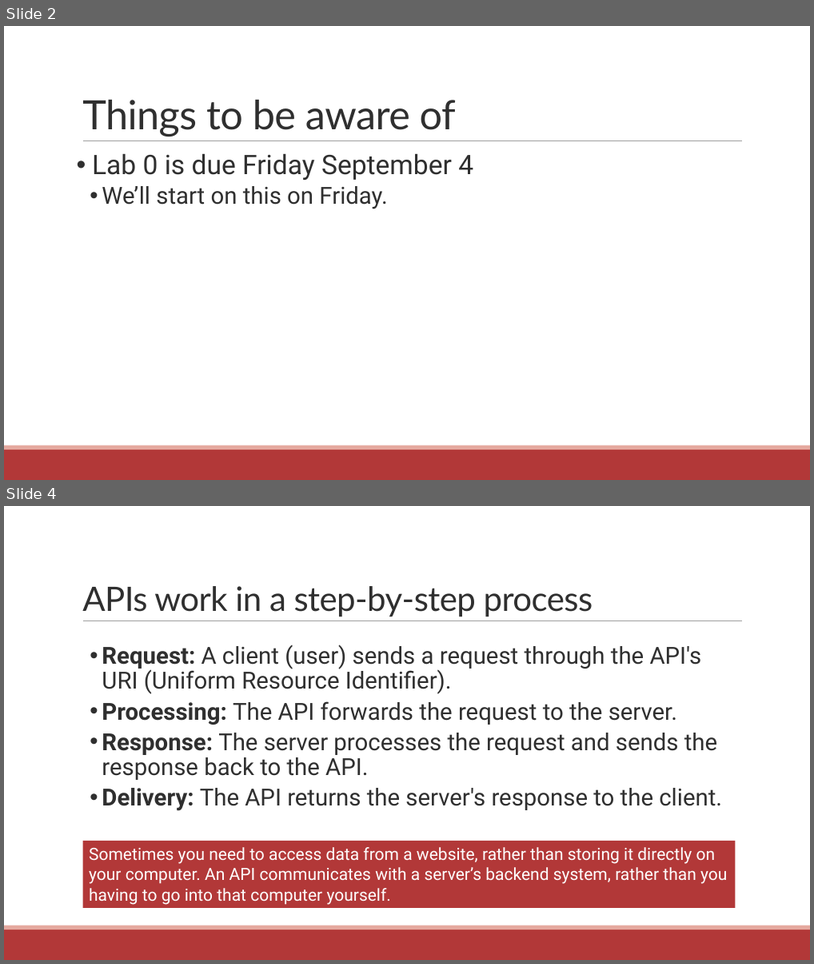
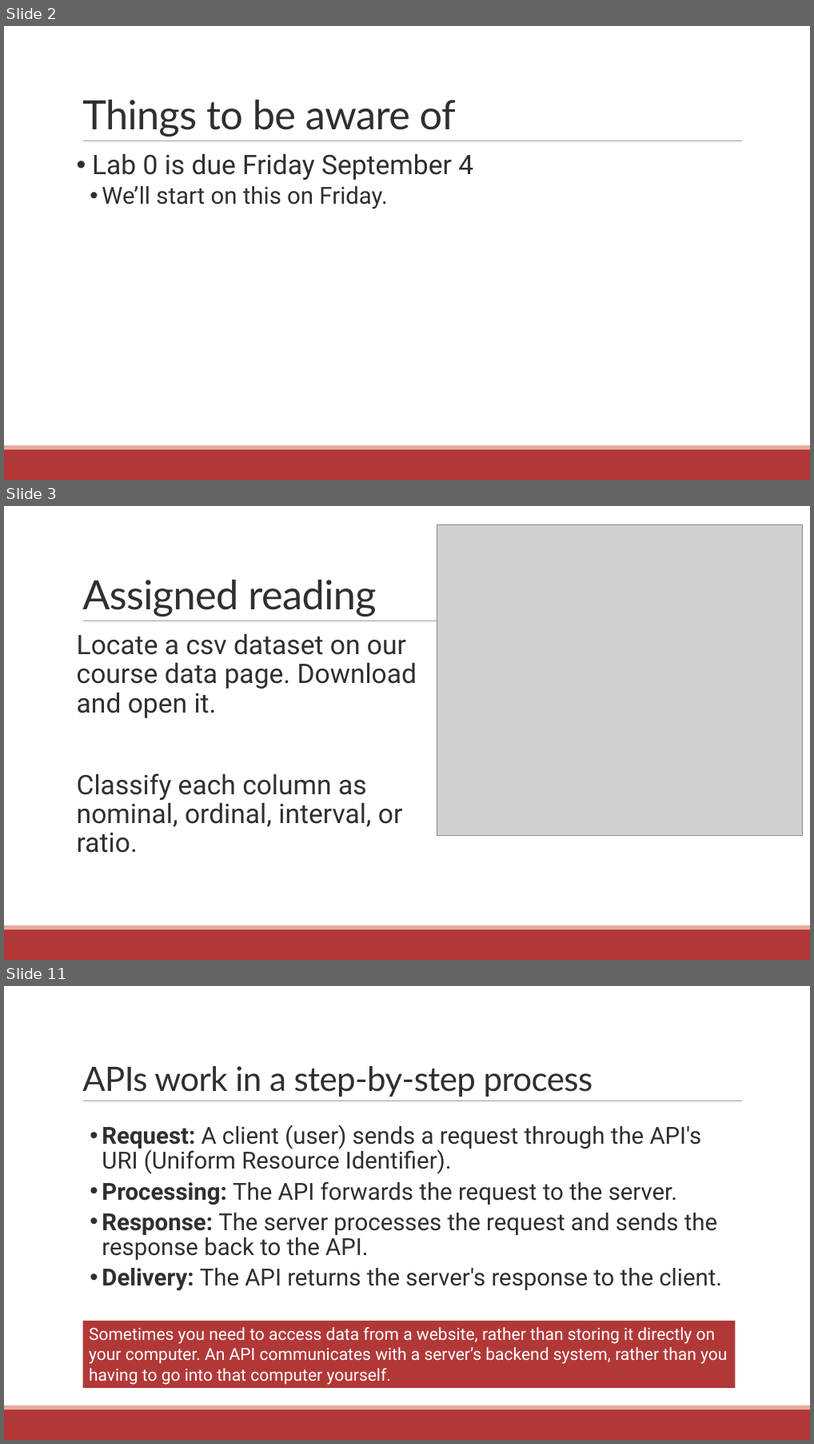
Before and after one commit to communitymaplab/geog4300_datascience, a slide deck: in_class_slides/geog4300_L05-readingdata.pptx. Shown one above the other, each under a label of ours: slides 2 and 4 before the commit, slides 2, 3 and 11 after it; the slides between them are not shown. The pictures are 814x964 and 814x1444 pixels, drawn with LibreOffice and Linux fonts; fonts in the diff are those of the drawing; grey boxes stand for pictures. Boxes give left, top, right and bottom in pixels: in the first picture for what was removed or moved away, otherwise in the second. Text is boxed around its words. In the diff, an @@ line names an element or a change of style, - is before the commit and + after.

```diff
--- a/in_class_slides/geog4300_L05-readingdata.pptx
+++ b/in_class_slides/geog4300_L05-readingdata.pptx
@@ slide 3 added at bbox=[4, 506, 810, 960], background #FFFFFF; not listed: 3 template elements that a slide beside it also shows @@
@@ picture added at bbox=[437, 524, 803, 835] @@
@@ title added at bbox=[82, 580, 376, 616], 48 pt, text #2F2F2F @@
+Assigned reading
@@ text added at bbox=[77, 633, 417, 852], 32 pt, text #2F2F2F @@
+Locate a csv dataset on our course data page. Download and open it.
+Classify each column as nominal, ordinal, interval, or ratio.
@@ what was slide 4 is now slide 11 @@
```
Also in this commit, not shown: 2 slides changed, 9 other slides added, 1 slide removed, 8 other files.
